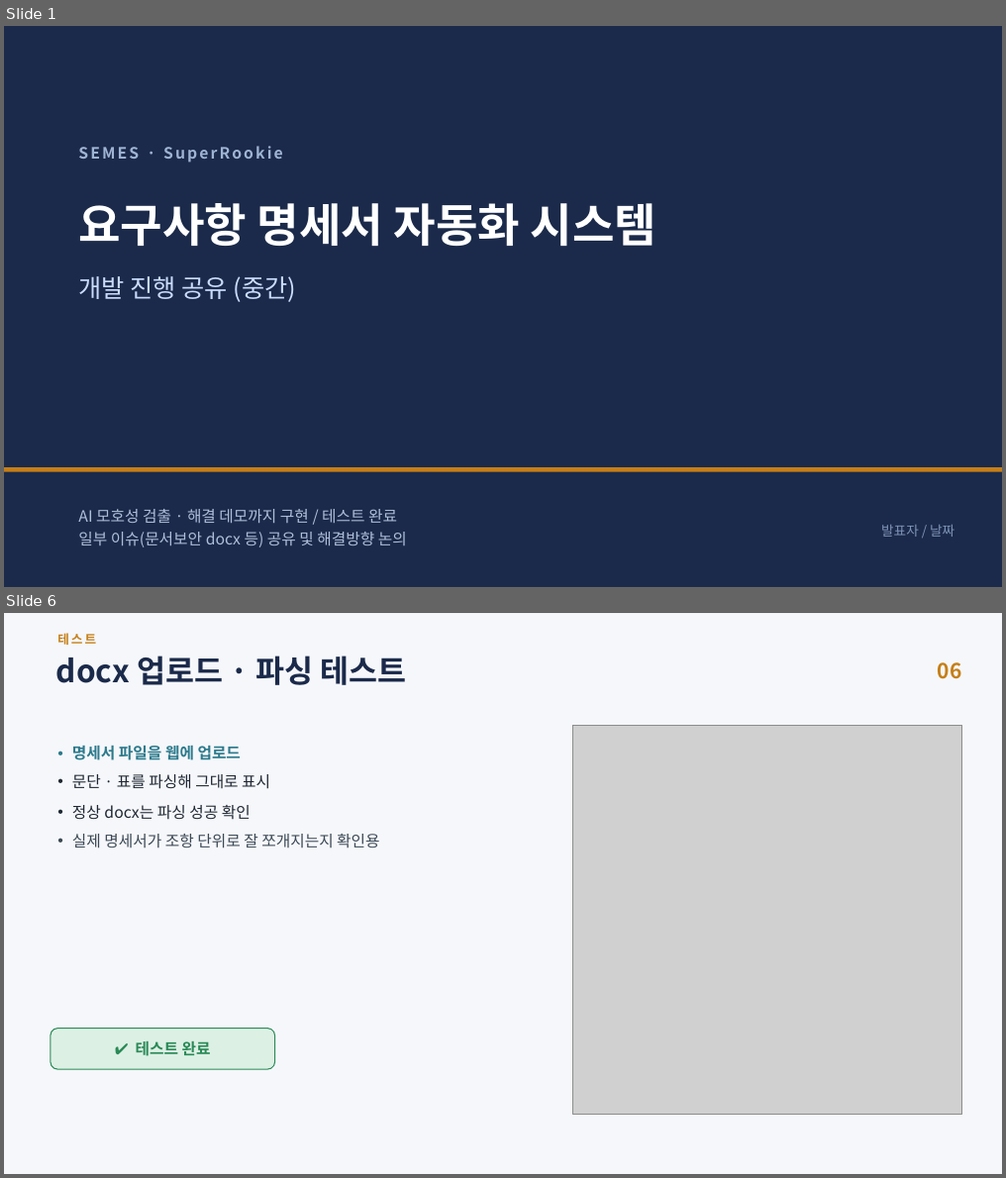
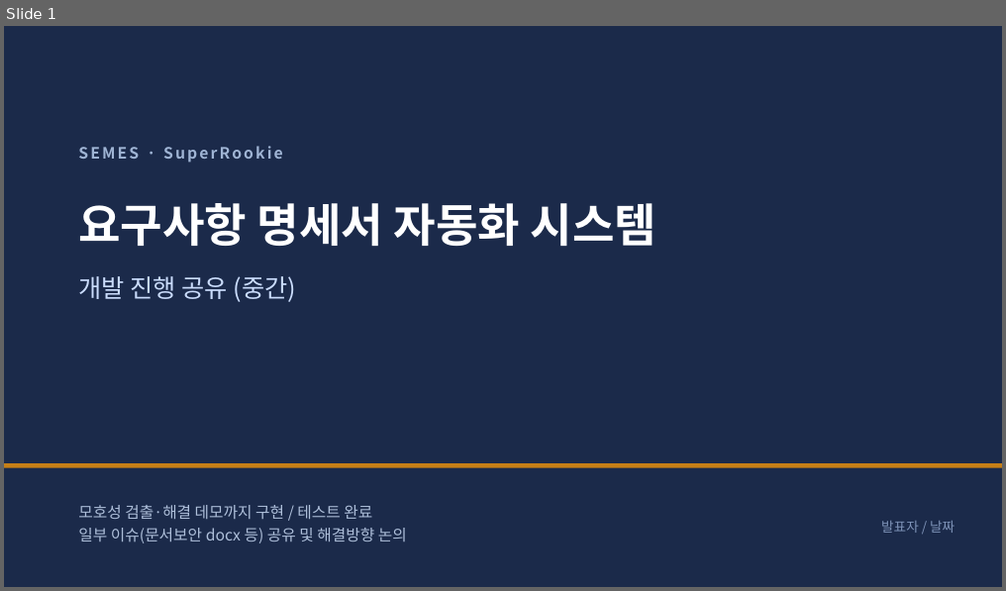
Before and after one commit to jihunhan98/semes-superrookie, a slide deck: docs/진행공유_요구사항자동화.pptx. Shown one above the other, each under a label of ours: slides 1 and 6 before the commit, slide 1 after it; the slides between them are not shown. The pictures are 1006x1178 and 1006x591 pixels, drawn with LibreOffice and Linux fonts; fonts in the diff are those of the drawing; grey boxes stand for pictures. Boxes give left, top, right and bottom in pixels: in the first picture for what was removed or moved away, otherwise in the second. Text is boxed around its words. In the diff, an @@ line names an element or a change of style, - is before the commit and + after.

```diff
--- a/docs/진행공유_요구사항자동화.pptx
+++ b/docs/진행공유_요구사항자동화.pptx
@@ slide 6 removed at box(4, 613, 1002, 1174), background #F5F7FA @@
@@ text removed at box(57, 633, 96, 645) @@
-테스트
@@ text removed at box(56, 656, 406, 685) @@
-docx 업로드 · 파싱 테스트
@@ text removed at box(938, 663, 962, 679) @@
-06
@@ picture removed at box(573, 725, 962, 1115) @@
@@ text removed at box(72, 745, 379, 849) @@
-• 명세서 파일을 웹에 업로드
-• 문단 · 표를 파싱해 그대로 표시
-• 정상 docx는 파싱 성공 확인
-• 실제 명세서가 조항 단위로 잘 쪼개지는지 확인용
@@ rounded rectangle removed at box(51, 1029, 275, 1069) @@
@@ text removed at box(136, 1042, 211, 1057) @@
-✔ 테스트 완료
@@ slide 1 changed as well @@
@@ rectangle: place and size @@
-rectangle at box(4, 468, 1002, 472)
+rectangle at box(4, 464, 1002, 469)
@@ text at box(78, 505, 372, 519): text changed @@
-AI 모호성 검출 · 해결 데모까지 구현 / 테스트 완료
+모호성 검출·해결 데모까지 구현 / 테스트 완료
@@ text "발표자 / 날짜": place and size @@
-text "발표자 / 날짜" at box(881, 525, 954, 537)
+text "발표자 / 날짜" at box(881, 521, 954, 533)
```
Also in this commit, not shown: 5 other slides changed, 5 slides added, 3 other slides removed, 3 other files.
